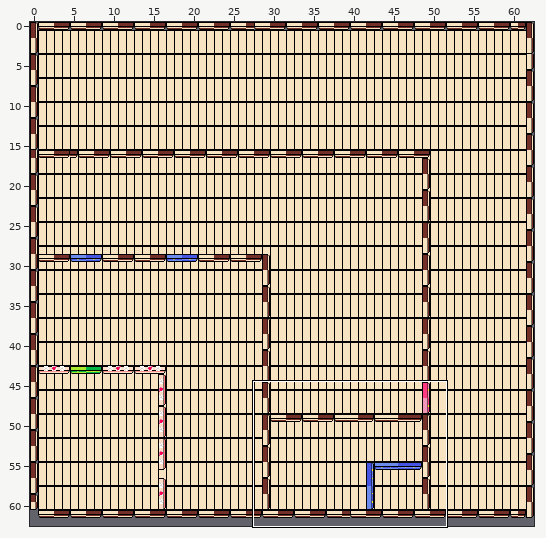
Tiled map (JSON), stored at assets/art/Levels/reuben_level.json. Above, an overview of the earlier version with the close-up marked.
Close-up. Before the commit:
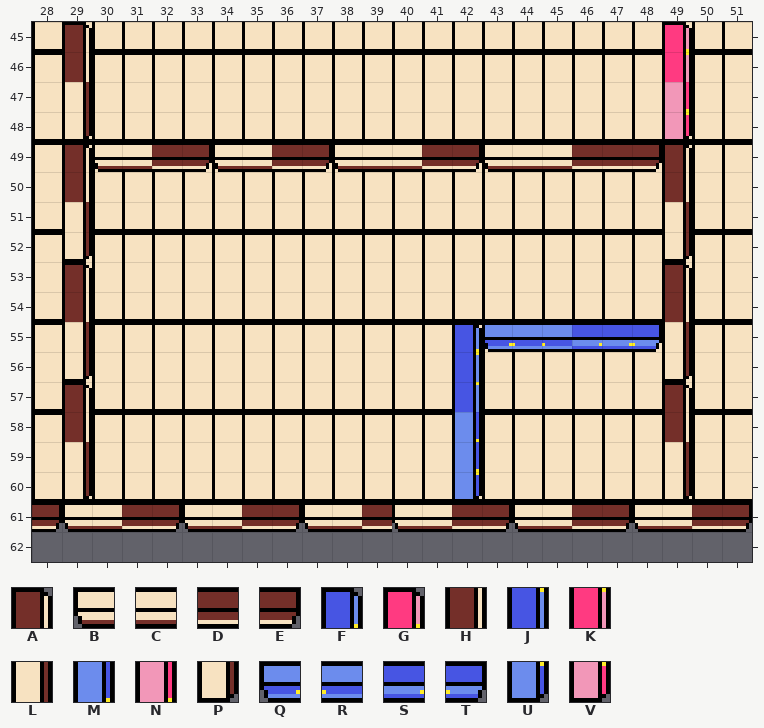
Cells are 10x10 px. Shown: x 28..51, y 45..62. The commit also changed other parts of the map, which this record leaves out.
Key: from "TileSet": A 0, B 1, C 2, D 3, E 4, F 8, G 9, H 10, J 18, K 19, L 20, M 28, N 29, P 30, Q 31, R 32, S 33, T 34, U 38, V 39.
_ is an empty cell.
Layers that did not change in this view are not listed.
Layer "Walls" before, first column x 28:
45 _A______________________
46 _H______________________
47 _L______________________
48 _P______________________
49 _ABCDEBCDEBCCDEBCCDDEA__
50 _H___________________H__
51 _L___________________L__
52 _P___________________P__
53 _A___________________A__
54 _H___________________H__
55 _L___________________L__
56 _P___________________P__
57 _A___________________A__
58 _H___________________H__
59 _L___________________L__
60 _P___________________P__
61 EBCDEBCDEBCDBCDEBCDEBCDE
62 ________________________
Layer "BlueDoor" before, first column x 28:
45 ________________________
46 ________________________
47 ________________________
48 ________________________
49 ________________________
50 ________________________
51 ________________________
52 ________________________
53 ________________________
54 ________________________
55 ______________FQRRSST___
56 ______________J_________
57 ______________J_________
58 ______________M_________
59 ______________M_________
60 ______________U_________
61 ________________________
62 ________________________
New version:
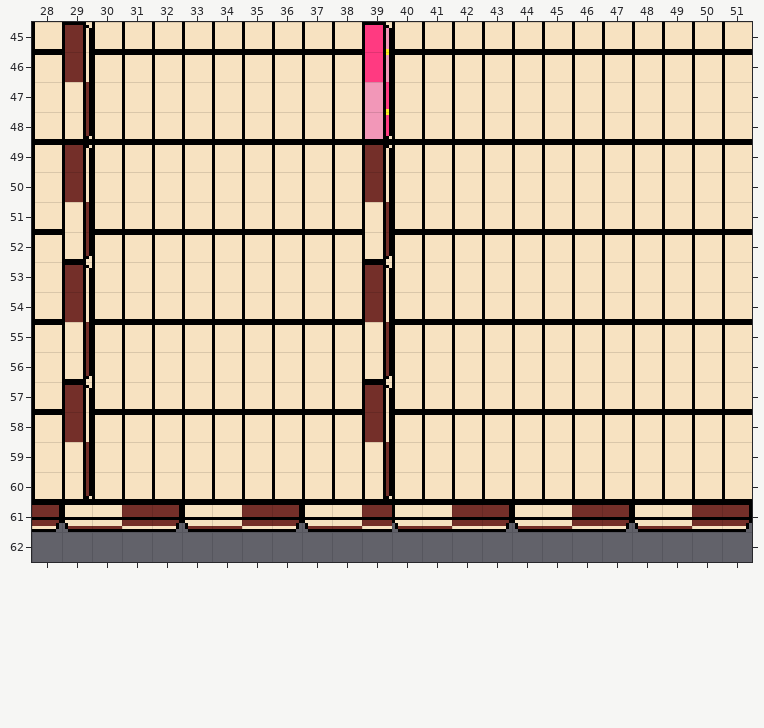
Difference:
Layer "Walls":
The edit turns tile C into tile A in row 49 at x 39.
There is now tile A in row 53 at x 39; in row 57 at x 39.
There is now tile H in row 50 at x 39; in row 54 at x 39; in row 58 at x 39.
There is now tile L in row 51 at x 39; in row 55 at x 39; in row 59 at x 39.
There is now tile P in row 52 at x 39; in row 56 at x 39; in row 60 at x 39.
The edit erases tile A in row 49 at x 49; in row 53 at x 49; in row 57 at x 49.
The edit erases tile B in row 49 at x 30, 34, 38 and 43.
The edit erases tile C in row 49 at x 31, 35, 40 and 44 to 45.
The edit erases tile D in row 49 at x 32, 36, 41 and 46 to 47.
The edit erases tile E in row 49 at x 33, 37, 42 and 48.
The edit erases tile H in row 50 at x 49; in row 54 at x 49; in row 58 at x 49.
The edit erases tile L in row 51 at x 49; in row 55 at x 49; in row 59 at x 49.
The edit erases tile P in row 52 at x 49; in row 56 at x 49; in row 60 at x 49.
Layer "BlueDoor":
The edit erases tile F in row 55 at x 42.
The edit erases tile J in rows 56 to 57 at x 42.
The edit erases tile M in rows 58 to 59 at x 42.
The edit erases tile Q in row 55 at x 43.
The edit erases tile R in row 55 at x 44 to 45.
The edit erases tile S in row 55 at x 46 to 47.
The edit erases tile T in row 55 at x 48.
The edit erases tile U in row 60 at x 42.
Layer "PinkDoor":
There is now tile G in row 45 at x 39.
There is now tile K in row 46 at x 39.
There is now tile N in row 47 at x 39.
There is now tile V in row 48 at x 39.
The edit erases tile G in row 45 at x 49.
The edit erases tile K in row 46 at x 49.
The edit erases tile N in row 47 at x 49.
The edit erases tile V in row 48 at x 49.
Pixel boxes of the changes (left, top, right, bottom) in both close-ups:
changed: (95, 22, 692, 499)
